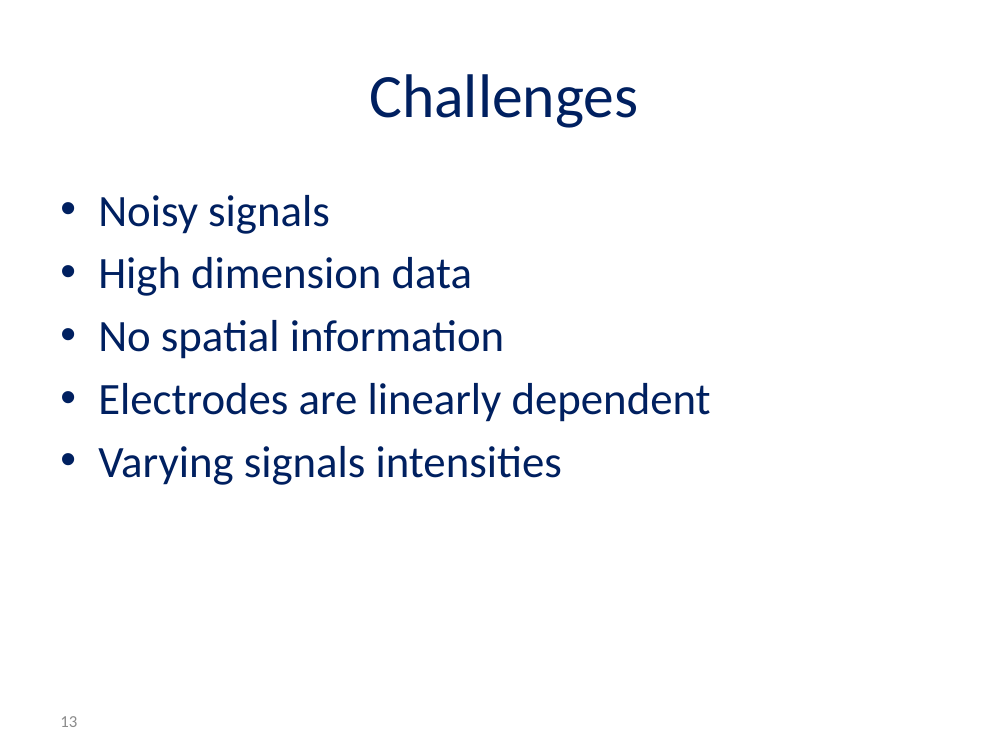
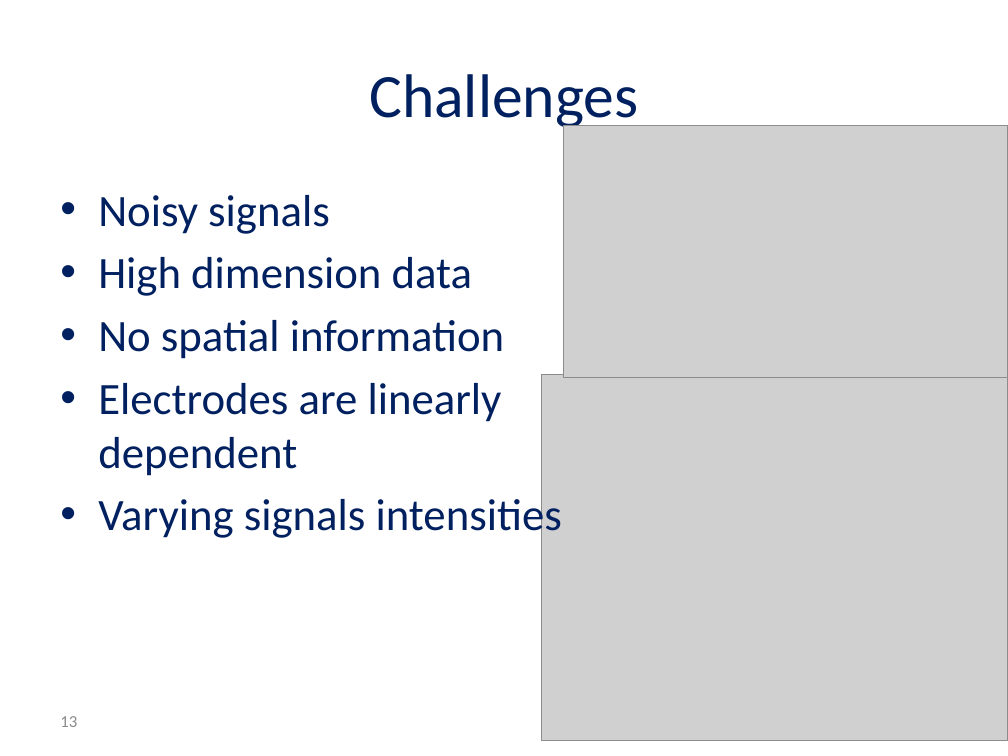
Before and after one commit to reggevlivney/BrainSway, a slide deck: slide 13 of Project_Midterm_Presentation.pptx. Drawn at 1008x756 pixels with LibreOffice and Linux fonts; fonts in the diff are those of the drawing; grey boxes stand for pictures; background and template pictures are left out. Boxes give left, top, right and bottom in pixels: in the first picture for what was removed or moved away, otherwise in the second. Text is boxed around its words. In the diff, an @@ line names an element or a change of style, - is before the commit and + after.

```diff
--- a/Project_Midterm_Presentation.pptx
+++ b/Project_Midterm_Presentation.pptx
@@ picture added at (563, 125, 1008, 378) @@
@@ text "Noisy signals" rewrapped from (98, 195, 711, 485) to (98, 195, 562, 542) @@
@@ picture added at (541, 374, 1008, 741) @@
```
Also in this commit, not shown: 7 other slides changed, 1 other file.
